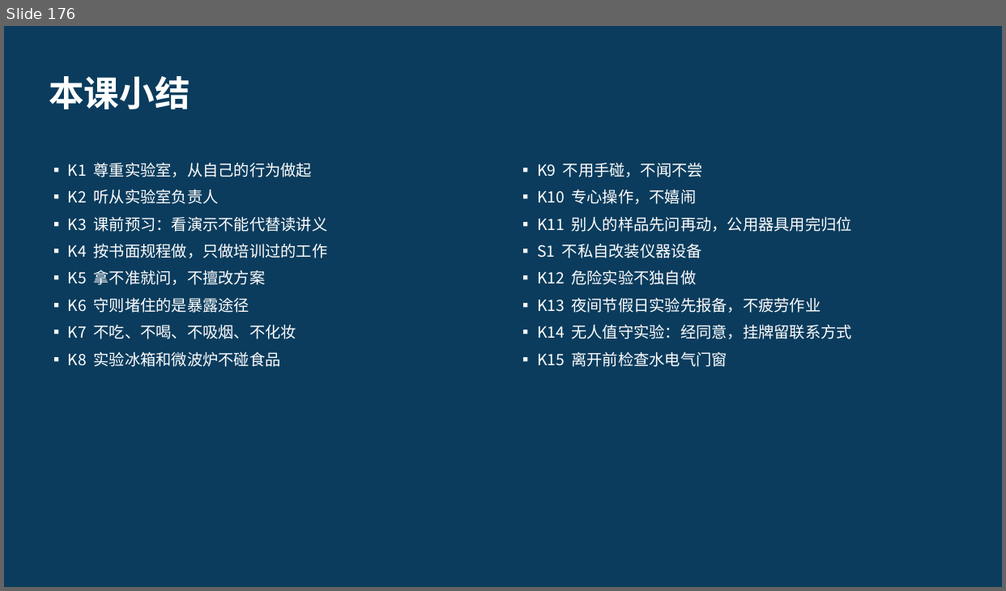
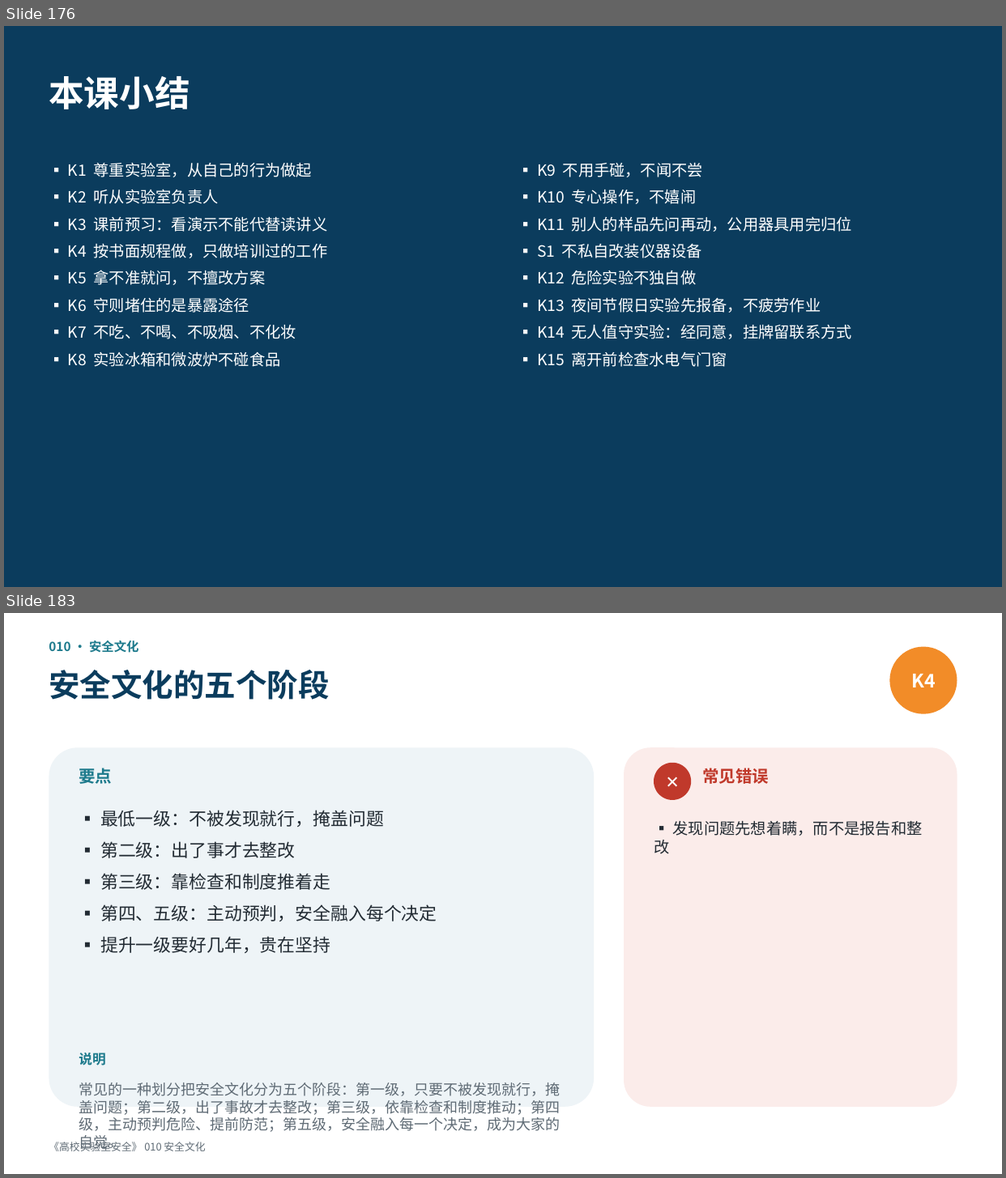
Before and after one commit to hanrongwx-max/videoyoutubo, a slide deck: course/高校实验室安全/课件/第1章_法规、管理与安全文化.pptx. Shown one above the other, each under a label of ours: slide 176 before the commit, slides 176 and 183 after it; the slides between them are not shown. The pictures are 1006x591 and 1006x1178 pixels, drawn with LibreOffice and Linux fonts; fonts in the diff are those of the drawing. Boxes give left, top, right and bottom in pixels: in the first picture for what was removed or moved away, otherwise in the second. Text is boxed around its words. In the diff, an @@ line names an element or a change of style, - is before the commit and + after.

```diff
--- a/course/高校实验室安全/课件/第1章_法规、管理与安全文化.pptx
+++ b/course/高校实验室安全/课件/第1章_法规、管理与安全文化.pptx
@@ slide 183 added at box(4, 613, 1002, 1174), background #FFFFFF @@
@@ text added at box(49, 641, 139, 653), 12 pt, text #1D7A8C, bold @@
+010 · 安全文化
@@ ellipse added at box(889, 647, 957, 714), fill #F28C28, 18 pt, text #FFFFFF, bold @@
+K4
@@ text added at box(49, 670, 329, 700), 30 pt, text #0B3C5D, bold @@
+安全文化的五个阶段
@@ rounded rectangle added at box(49, 747, 594, 1107), fill #EEF4F7 @@
@@ rounded rectangle added at box(624, 747, 957, 1107), fill #FBECEA @@
@@ text added at box(79, 768, 112, 784), 16 pt, text #1D7A8C, bold @@
+要点
@@ ellipse added at box(654, 763, 691, 800), fill #C0392B, 16 pt, text #FFFFFF, bold @@
+✕
@@ text added at box(702, 768, 769, 784), 16 pt, text #C0392B, bold @@
+常见错误
@@ text added at box(100, 810, 437, 953), 17 pt, text #222B33 @@
+▪ 最低一级：不被发现就行，掩盖问题
+▪ 第二级：出了事才去整改
+▪ 第三级：靠检查和制度推着走
+▪ 第四、五级：主动预判，安全融入每个决定
+▪ 提升一级要好几年，贵在坚持
@@ text added at box(654, 821, 923, 854), 15 pt, text #222B33 @@
+▪ 发现问题先想着瞒，而不是报告和整改
@@ text added at box(79, 1053, 105, 1066), 13 pt, text #1D7A8C, bold @@
+说明
@@ text added at box(79, 1083, 560, 1152), 14 pt, text #5F6B75 @@
+常见的一种划分把安全文化分为五个阶段：第一级，只要不被发现就行，掩盖问题；第二级，出了事故才去整改；第三级，依靠检查和制度推动；第四级，主动预判危险、提前防范；第五级，安全融入每一个决定，成为大家的自觉。
@@ text added at box(49, 1139, 142, 1152), 10 pt, text #5F6B75 @@
+《高校实验室安全》 010 安全文化
```
Also in this commit, not shown: 23 other slides added, 2 other files.
